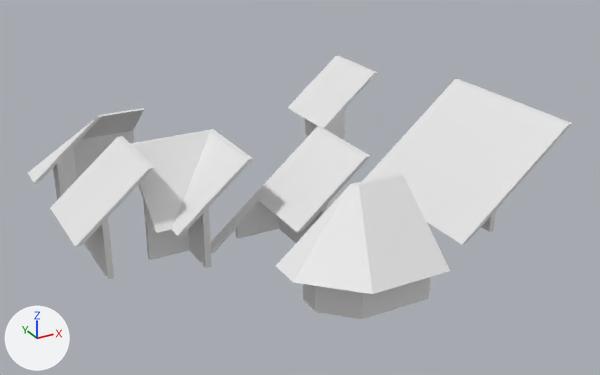
An edit to the Blender file Assets/Meshes/Roof_parts.blend, drawn before and after from the same camera.
Rendered twice from a 50 mm lens placed at (-11.19, -31.81, 16.56), pointed at (5.32, -1.79, 1.55). The axes (+X, +Y, +Z) are drawn at lower left. The lights are the same throughout. The same objects are shown in both versions, whatever each file hides. Materials are left out; every surface is plain grey.

The older version as bpy lines, for what is in view:
```python
me_roof_around_tower_corner_l = bpy.data.meshes.new('Roof_around_tower_corner_L')
me_roof_around_tower_corner_l.from_pydata(...)  # 37 vertices, 37 faces; spans x -1.11..2.25, y -5.36..0.0, z 0.0..4.35
me_roof_around_tower_corner_l.materials.append(mat_bricks)
me_roof_around_tower_plate = bpy.data.meshes.new('Roof_around_tower_plate')
me_roof_around_tower_plate.from_pydata(...)  # 20 vertices, 18 faces; spans x -1.11..2.25, y -4.0..0.0, z 0.0..4.35
me_roof_around_tower_plate.materials.append(mat_bricks)
me_roof_corner_l = bpy.data.meshes.new('Roof_corner_L')
me_roof_corner_l.from_pydata(...)  # 56 vertices, 54 faces; spans x -1.5..4.25, y 0.0..4.0, z -0.25..4.35
me_roof_corner_l.materials.append(mat_bricks)
ob_roof_around_tower_corner_l = bpy.data.objects.new('Roof_around_tower_corner_L', me_roof_around_tower_corner_l)
ob_roof_around_tower_corner_l.location = (0.25, 6.25, 0.0)
ob_roof_around_tower_corner_l.rotation_euler = (0.0, 0.0, -1.571)  # degrees (0, 0, -90)
ob_roof_around_tower_plate = bpy.data.objects.new('Roof_around_tower_plate', me_roof_around_tower_plate)
ob_roof_around_tower_plate.location = (-4.0, 1.0, 0.0)
ob_roof_corner_l = bpy.data.objects.new('Roof_corner_L', me_roof_corner_l)
ob_roof_corner_l.location = (9.0, 4.0, 0.0)
# also in view: 'Roof_corner_R' at (3.38, -4.0, 2.05); 'LOD_A_Roof_plate' at (13.38, -3.0, 2.05); 'Roof_corner_inside_tower' at (0.0, -2.0, 2.17); 'Roof_around_tower_corner_R' at (3.57, -9.68, 2.17)
```
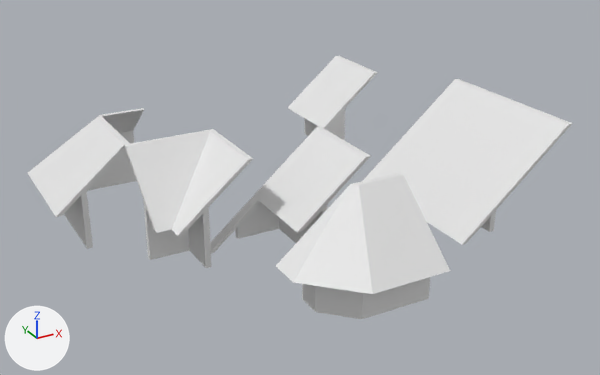
The change in detail:
Object 'Roof_around_tower_plate' (ob_roof_around_tower_plate) moves from (-4.0, 1.0, 0.0) to (-4.0, 4.0, 0.0).

Boxes (x1, y1, x2, y2) around the edits, measured in the pictures (600 x 375 px):
'Roof_around_tower_plate', moved: before (50, 136, 155, 280); after (34, 116, 130, 249)
